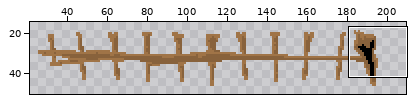
Pixel-art file: OpenGL/Content/images/slider_0.aseprite. Above: a wide view before the commit, with the close-up outlined.
Close-up. Before the commit:
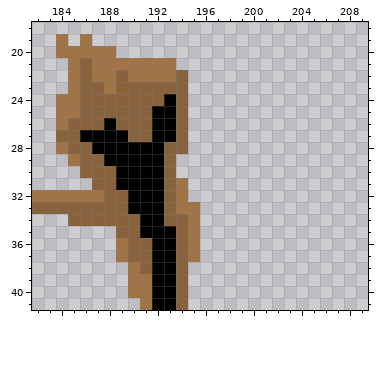
224x64 pixels, 1 frame. Shown: x 182..209, y 18..41. The wide view leaves out empty margins.
After the commit:
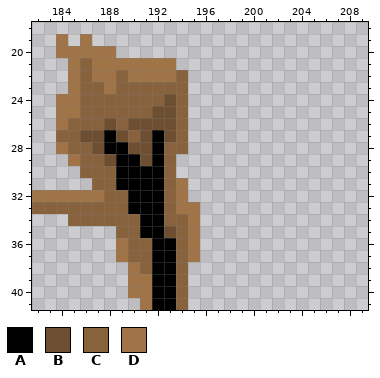
Palette (. is transparent): A #000000  B #6d4e30  C #88623c  D #a07447
The exact change:
Changed rows in their new state; - is an unchanged pixel.
Layer "Layer 4":
first column x 186:
24 -------B
25 ------BB
26 --B-BBBB
27 BB-B-B-B
28 -B--BB--
29 --B--B--
first column x 193:
35 B
Where, in picture pixels (left, top, right, bottom), the same in both close-ups:
changed: (80, 94, 176, 166)
changed: (164, 226, 176, 238)
